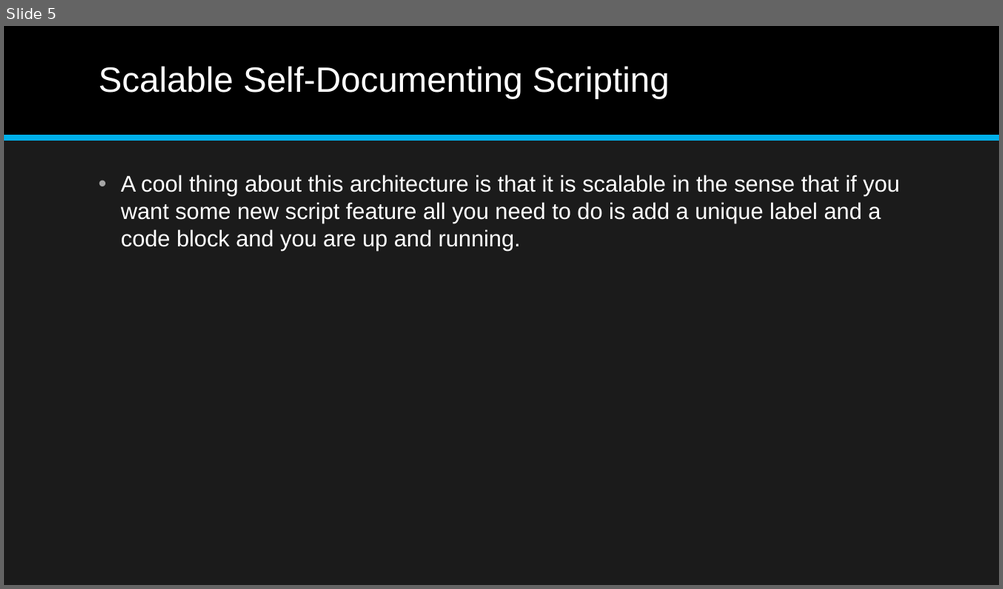
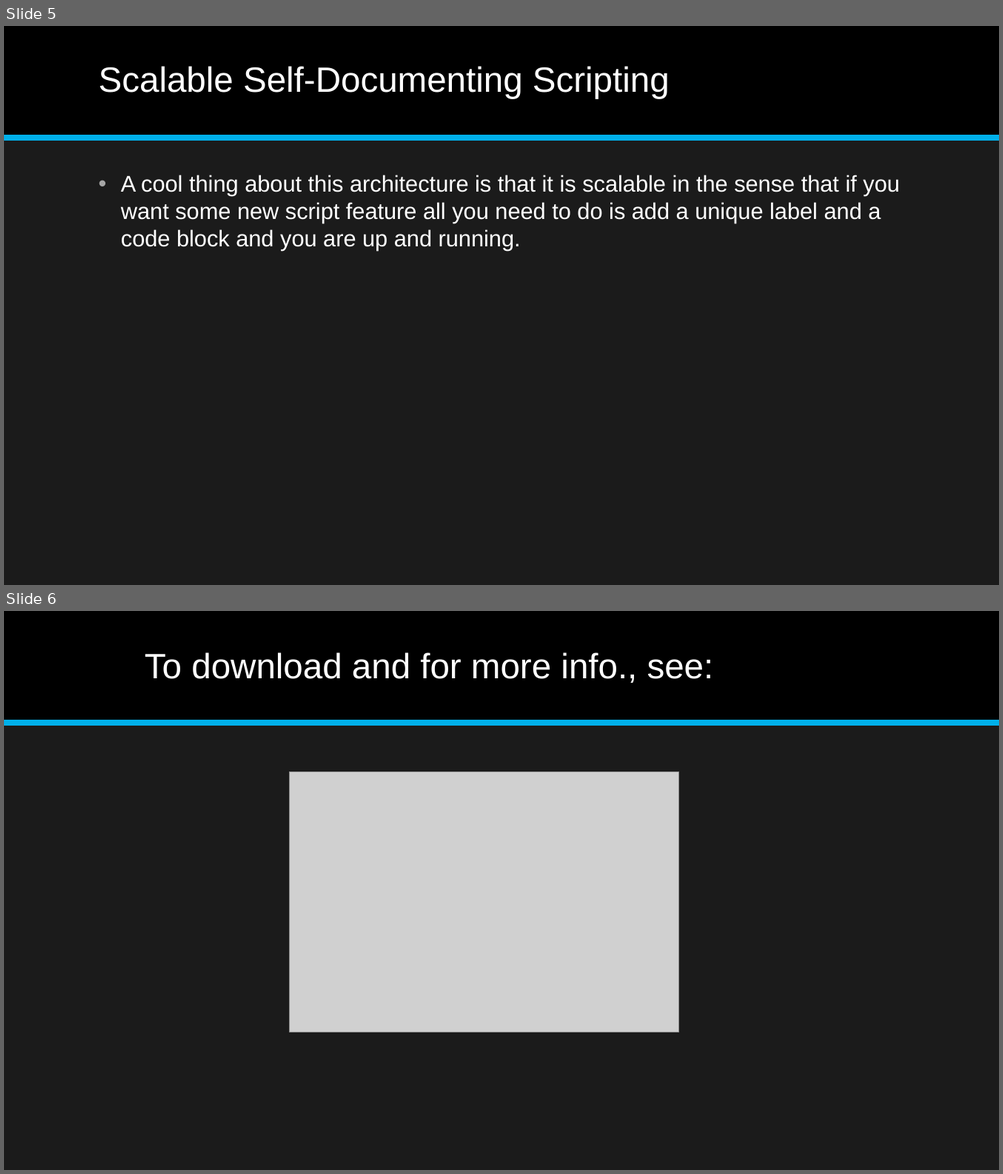
Before and after one commit to jonathan-r-jones/Composable-Batch-Files, a slide deck: Composable Batch File Helper.pptx. Shown one above the other, each under a label of ours: slide 5 before the commit, slides 5 and 6 after it. The pictures are 1003x589 and 1003x1174 pixels, drawn with LibreOffice and Linux fonts; fonts in the diff are those of the drawing; grey boxes stand for pictures. Boxes give left, top, right and bottom in pixels: in the first picture for what was removed or moved away, otherwise in the second. Text is boxed around its words. In the diff, an @@ line names an element or a change of style, - is before the commit and + after.

```diff
--- a/Composable Batch File Helper.pptx
+++ b/Composable Batch File Helper.pptx
@@ slide 6 added at bbox=[4, 611, 999, 1170], background #1B1B1B; not listed: 2 template elements that a slide beside it also shows @@
@@ title added at bbox=[145, 652, 714, 683], 34 pt, text #FFFFFF @@
+To download and for more info., see:
@@ picture added at bbox=[289, 772, 678, 1032] @@
```
Also in this commit, not shown: 1 slide changed, 1 other slide added, 2 slides removed, 4 other files.
